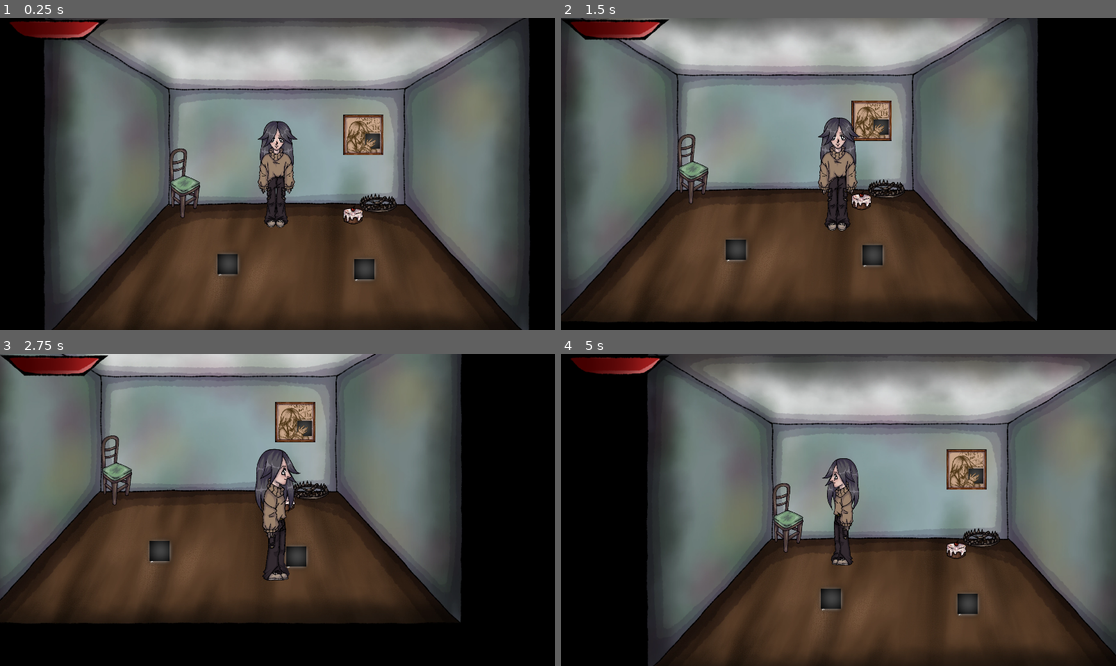
Above: before the commit, frames 1-4 (two rows, left to right).
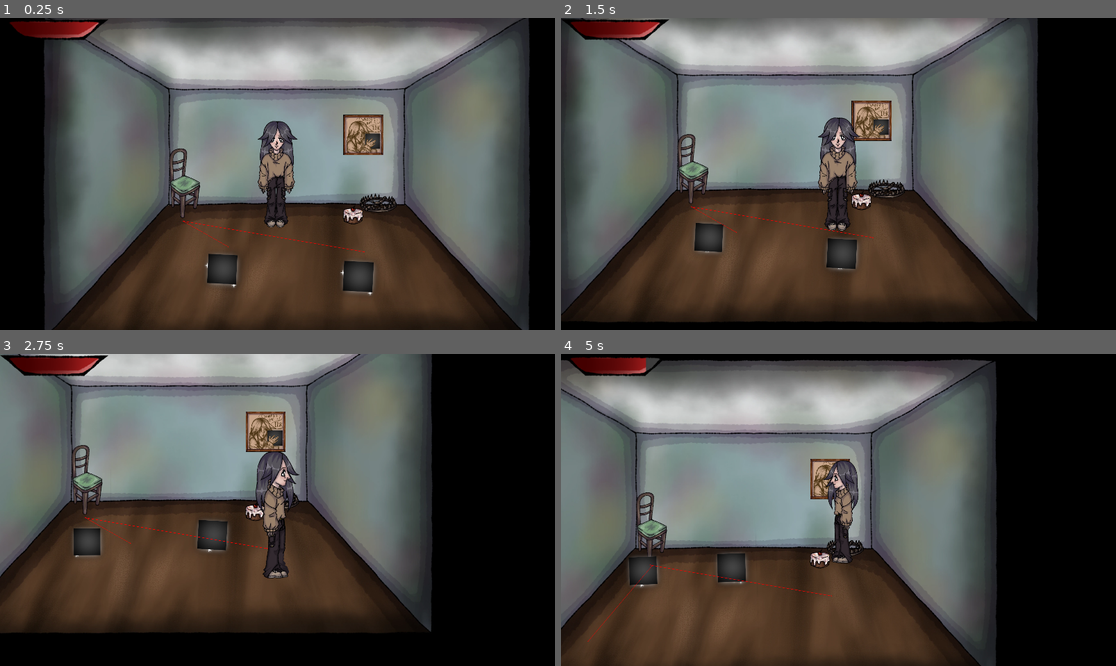
Above: after the commit, the same moments.

Repository: usynin78-web/ayak
Game: Godot game, scene res://loc/roomtest/main.tscn
Two runs of this game, one before a commit and one after it. Both use one fixed random seed, a clock stepped at 60 frames per second and the inputs below. This scene is started directly instead of the project's main scene.
Inputs (mouse positions are in pixels of both pictures, inside the frame that each line leads up to):
- Up to frame 1 (0.25 s): no input
- Up to frame 2 (1.5 s): tap Enter at 0.5 s; move the mouse to (960, 158) at 0.52 s; hold D (ui_right) 0.53-1.28 s; click (960, 158) at 0.6 s; move the mouse to (727, 189) at 1.27 s; hold S (ui_down) from 1.28 s (still down); tap ` (fps_toggle) at 1.35 s
- Up to frame 3 (2.75 s): move the mouse to (333, 441) at 2.02 s; release S (ui_down) at 2.03 s; hold D (ui_right) from 2.03 s (still down); tap E (interact) at 2.1 s
- Up to frame 4 (5 s): move the mouse to (810, 572) at 2.77 s; release D (ui_right) at 2.78 s; hold W (ui_up) 2.78-3.53 s; click (810, 572) at 2.85 s; move the mouse to (1005, 556) at 3.52 s; hold ` (fps_toggle) 3.53-4.28 s; hold A (ui_left) from 3.53 s (still down); move the mouse to (672, 463) at 4.27 s; tap E (interact) at 4.35 s

The runs differ from the first frame. In frame 1, 0.9% of the frame differs, in the area x 32-68%, y 64-90%; in frame 2, 1.5%; in frame 3, 37%; in frame 4, 79%, in the area x 0-100%, y 0-100%.
Error before the commit: Parse Error: Used tab character for indentation instead of space as used before in the file. (res://ModManagere.gd:37)

Commit message:
Add nothing

Diff:
--- a/ModManagere.gd
+++ b/ModManagere.gd
@@ -34,8 +34,8 @@
   if create_if_missing:
    var err := DirAccess.make_dir_recursive_absolute(path)
    if err != OK:
-	push_warning("Не удалось создать папку модов: " + path)
-	return
+    push_warning("Не удалось создать папку модов: " + path)
+    return
   else:
    return
 
@@ -53,17 +53,17 @@
   if !dir.current_is_dir() and file.get_extension().to_lower() == "pck":
 
    if loaded_files.has(file):
-	file = dir.get_next()
-	continue
+    file = dir.get_next()
+    continue
 
    var mod_path := path.path_join(file)
 
    if ProjectSettings.load_resource_pack(mod_path):
-	loaded_mods.append(file)
-	loaded_files[file] = true
-	print("✓ Загружен мод: ", mod_path)
+    loaded_mods.append(file)
+    loaded_files[file] = true
+    print("✓ Загружен мод: ", mod_path)
    else:
-	push_warning("✗ Не удалось загрузить мод: " + mod_path)
+    push_warning("✗ Не удалось загрузить мод: " + mod_path)
 
   file = dir.get_next()
 
--- a/animch/cube orig/cube.gd
+++ b/animch/cube orig/cube.gd
@@ -37,24 +37,24 @@
  health_component.died.connect(_on_died)
 
 func _on_player_spotted(player: Node2D) -> void:
-	print("👀 Вижу Кирчика!")
+    print("👀 Вижу Кирчика!")
 
 func _on_player_lost(player: Node2D) -> void:
-	print("🙈 Потерял Кирчика!")
+    print("🙈 Потерял Кирчика!")
 
 func wait_before_next_move() -> void:
-	if is_waiting:
-		return
+    if is_waiting:
+        return
 
-	is_waiting = true
-	velocity = Vector2.ZERO
-	sprite.play("idle")
+    is_waiting = true
+    velocity = Vector2.ZERO
+    sprite.play("idle")
 
-	await get_tree().create_timer(
-		randf_range(min_wait_time, max_wait_time)
-	).timeout
+    await get_tree().create_timer(
+        randf_range(min_wait_time, max_wait_time)
+    ).timeout
 
-	is_waiting = false
+    is_waiting = false
 
 func _on_health_changed(_cur, _max, damage_taken) -> void:
  hit_effect()
@@ -86,52 +86,52 @@
  queue_free()
 
 func _process(delta: float) -> void:
-	z_index = int(feet_marker.global_position.y)
-	update_perspective()
+    z_index = int(feet_marker.global_position.y)
+    update_perspective()
 
-	if velocity.length() > 1:
-		sway_time += delta * walk_speed
-		sprite.rotation = sin(sway_time) * deg_to_rad(walk_sway)
-	else:
-		sprite.rotation = lerp_angle(sprite.rotation, 0.0, delta * 8.0)
+    if velocity.length() > 1:
+        sway_time += delta * walk_speed
+        sprite.rotation = sin(sway_time) * deg_to_rad(walk_sway)
+    else:
+        sprite.rotation = lerp_angle(sprite.rotation, 0.0, delta * 8.0)
 
 func _physics_process(_delta: float) -> void:
  _move()
 
 
 func _move() -> void:
-	if is_waiting:
-	 return
-	# Проверяем, дошли ли мы до конца.
-	if navigation.is_navigation_finished():
-		velocity = Vector2.ZERO
-		if sprite.animation != "idle":
-			sprite.play("idle")
-		# Если мы уже стоим, move_and_slide() можно не вызывать каждую секунду
-		return
-	# Получаем следующую точку маршрута.
-	var next_point := navigation.get_next_path_position()
-	# Направление к следующей точке.
-	var direction := global_position.direction_to(next_point)
+    if is_waiting:
+     return
+    # Проверяем, дошли ли мы до конца.
+    if navigation.is_navigation_finished():
+        velocity = Vector2.ZERO
+        if sprite.animation != "idle":
+            sprite.play("idle")
+        # Если мы уже стоим, move_and_slide() можно не вызывать каждую секунду
+        return
+    # Получаем следующую точку маршрута.
+    var next_point := navigation.get_next_path_position()
+    # Направление к следующей точке.
+    var direction := global_position.direction_to(next_point)
 
-	vision_controller.set_direction(direction)
+    vision_controller.set_direction(direction)
 
-	velocity = direction * speed
+    velocity = direction * speed
 
-	if sprite.animation != "walk":
-		sprite.play("walk")
+    if sprite.animation != "walk":
+        sprite.play("walk")
 
-	move_and_slide()
+    move_and_slide()
 
 
 func move_to(target: Vector2) -> void:
-	print(sprite.animation)
-	navigation.target_position = target
+    print(sprite.animation)
+    navigation.target_position = target
 
-	var direction := global_position.direction_to(target)
-	vision_controller.set_direction(direction)
+    var direction := global_position.direction_to(target)
+    vision_controller.set_direction(direction)
 
-	sprite.play("walk")
+    sprite.play("walk")
 
 func update_perspective() -> void:
  var scale_factor := clampf(
--- a/project.godot
+++ b/project.godot
@@ -17,7 +17,7 @@
 config/name="ayak"
 config/tags=PackedStringArray("0.0.02", "2d", "dev", "official")
 run/main_scene="uid://bvlaetq501c7o"
-config/features=PackedStringArray("4.6", "GL Compatibility")
+config/features=PackedStringArray("4.7", "GL Compatibility")
 boot_splash/bg_color=Color(0, 0, 0, 1)
 boot_splash/image="uid://dy5pyvcng3vrv"
 config/icon="uid://c3o5lxe3c52d0"
